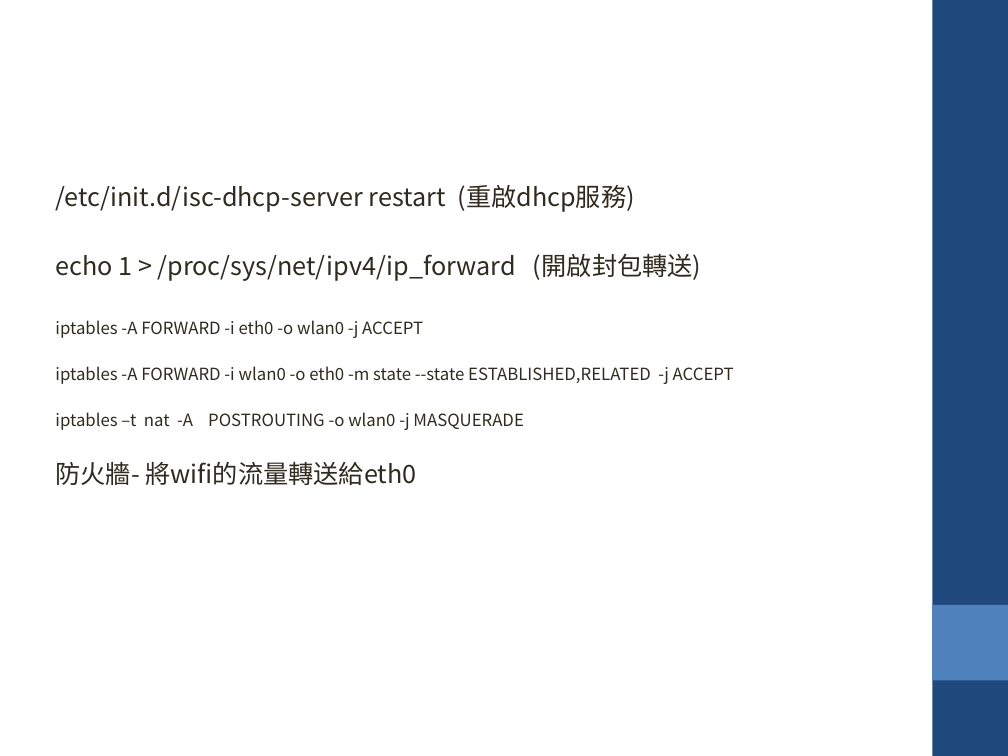
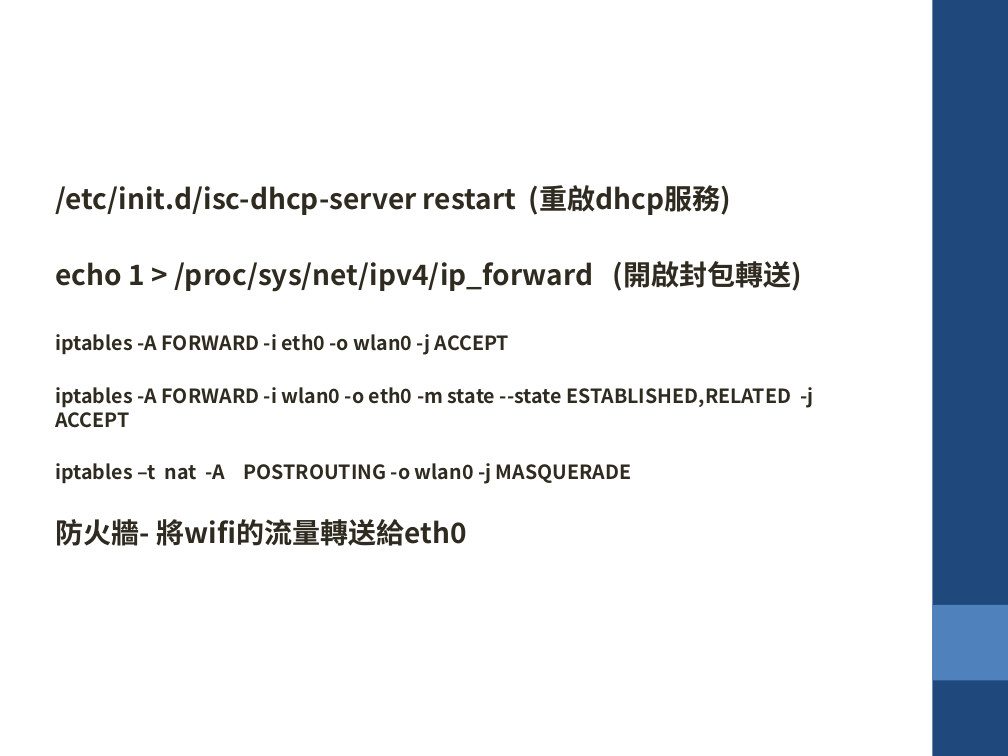
Before and after one commit to krnick/AP_MODE, a slide deck: slide 19 of 設定wifi ap_repeater.pptx. Drawn at 1008x756 pixels with LibreOffice and Linux fonts; fonts in the diff are those of the drawing. Boxes give left, top, right and bottom in pixels: in the first picture for what was removed or moved away, otherwise in the second. Text is boxed around its words. In the diff, an @@ line names an element or a change of style, - is before the commit and + after.

```diff
--- a/設定wifi ap_repeater.pptx
+++ b/設定wifi ap_repeater.pptx
@@ text "/etc/init.d/isc-dhcp-server restart (重啟dhcp服務)" at bbox=[55, 185, 813, 546]: size 18 to 20 pt in "/etc/init.d/isc-dhcp-server restart (重啟dhcp服務)", "echo 1 > /proc/sys/net/ipv4/ip_forward (開啟封包轉送)", "防火牆- 將wifi的流量轉送給eth0"; bold on; size 12 to 14 pt in "iptables -A FORWARD -i eth0 -o wlan0 ...", "iptables -A FORWARD -i wlan0 -o eth0 ...", "iptables –t nat -A POSTROUTING -o wlan0 ..." @@
```
Also in this commit, not shown: 17 other slides changed, 1 slide added.
